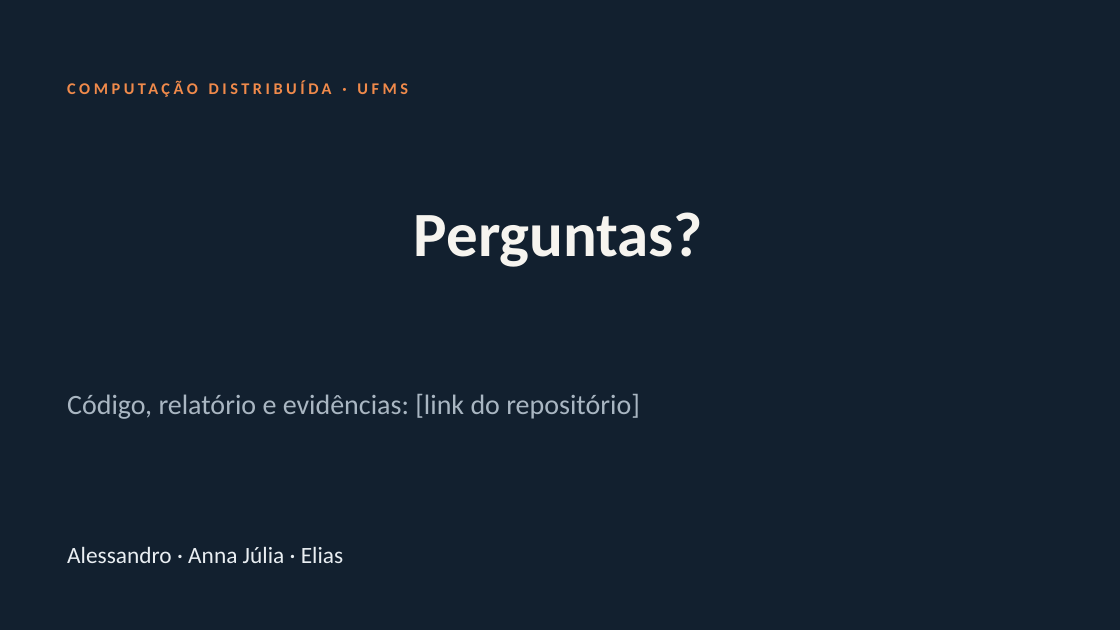
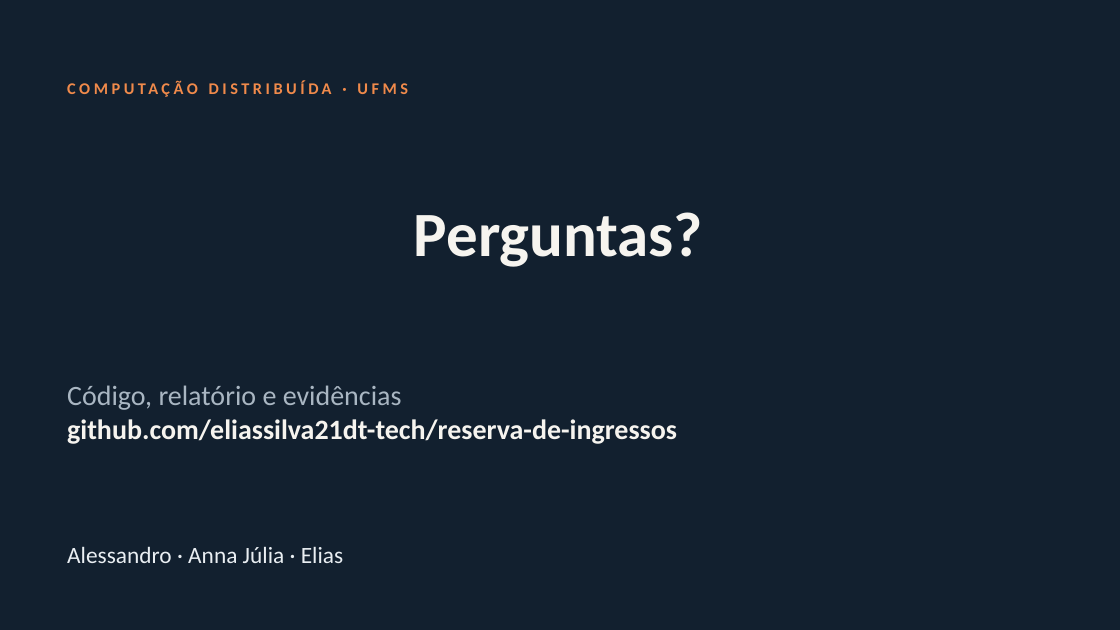
Before and after one commit to eliassilva21dt-tech/reserva-de-ingressos, a slide deck: slide 15 of docs/apresentacao.pptx. Drawn at 1120x630 pixels with LibreOffice and Linux fonts; fonts in the diff are those of the drawing. Boxes give left, top, right and bottom in pixels: in the first picture for what was removed or moved away, otherwise in the second. Text is boxed around its words. In the diff, an @@ line names an element or a change of style, - is before the commit and + after.

```diff
--- a/docs/apresentacao.pptx
+++ b/docs/apresentacao.pptx
@@ text at (67, 385, 677, 444): text changed; text colour #A9B6C2 to #F6F4EF; bold on @@
-Código, relatório e evidências: [link do repositório]
+Código, relatório e evidências
+github.com/eliassilva21dt-tech/reserva-de-ingressos
@@ text "Código, relatório e evidências" at (67, 385, 677, 444): vertical alignment middle to top @@
```
Also in this commit, not shown: 1 other file.
